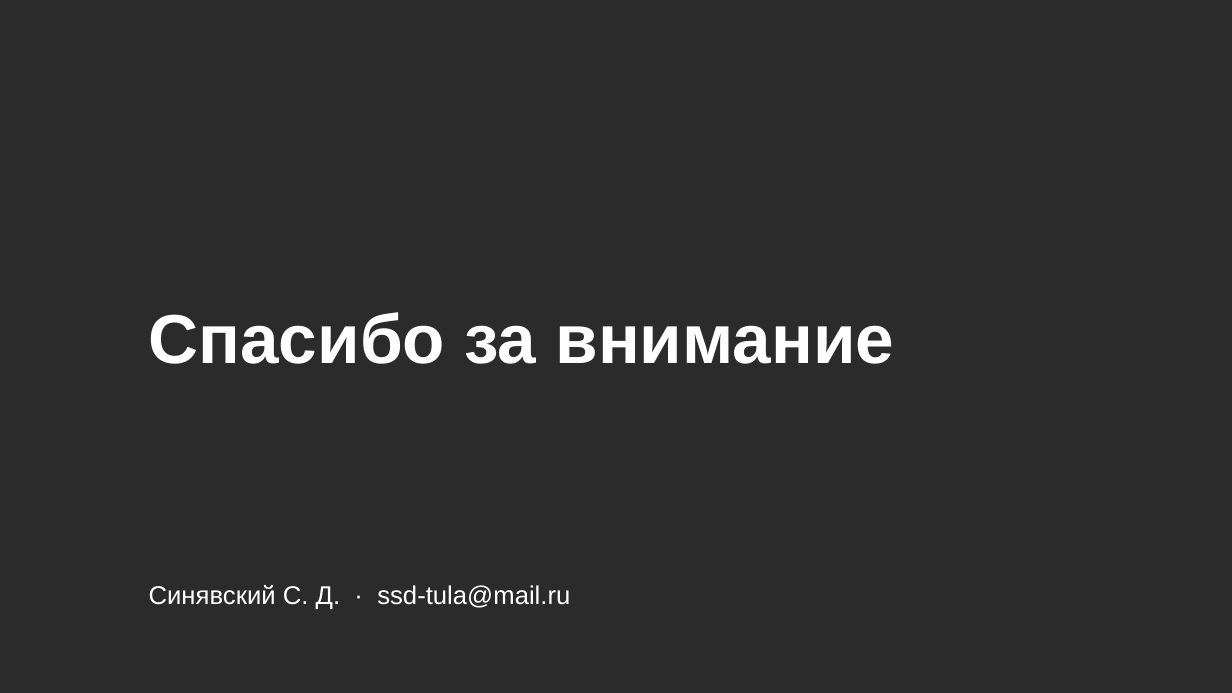
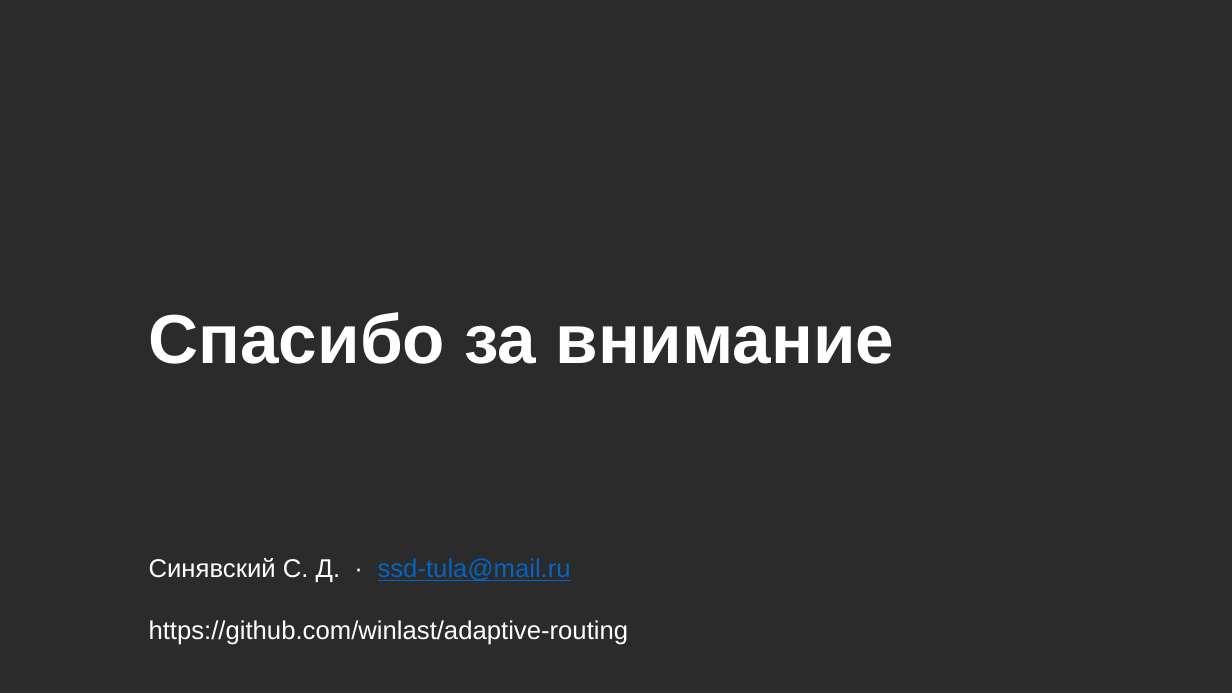
Before and after one commit to winlast/adaptive-routing, a slide deck: slide 8 of docs/Презентация Русский инженер Синявский СД.pptx. Drawn at 1232x693 pixels with LibreOffice and Linux fonts; fonts in the diff are those of the drawing; background and template pictures are left out; a plain dark background stands for a picture behind light text. Boxes give left, top, right and bottom in pixels: in the first picture for what was removed or moved away, otherwise in the second. Text is boxed around its words. In the diff, an @@ line names an element or a change of style, - is before the commit and + after.

```diff
--- a/docs/Презентация Русский инженер Синявский СД.pptx
+++ b/docs/Презентация Русский инженер Синявский СД.pptx
@@ text "Синявский С. Д. · ssd-tula@mail.ru": place and size @@
-text "Синявский С. Д. · ssd-tula@mail.ru" at bbox=[149, 585, 570, 609]
+text "Синявский С. Д. · ssd-tula@mail.ru" at bbox=[149, 558, 629, 645]
@@ text at bbox=[149, 558, 571, 582]: text colour #FFFFFF to #0563C1, underline on in "ssd-tula@mail.ru" @@
@@ text at bbox=[149, 620, 629, 645]: paragraph added @@
+https://github.com/winlast/adaptive-routing
```
Also in this commit, not shown: 1 other slide changed, 1 other file.
